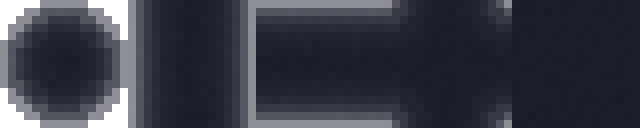
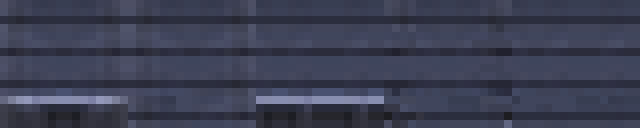
Before/after of a w=640, h=128 layered artwork. What changed in the layer stack:
renamed "Tilemap_BuildingTiles0" to "Tilemap_Gradient", hid the group it (53 layers) over [0, 0, 640, 128]
hid "그룹 3" (1st of 2, in "Tilemap_Gradient" › "그룹 5") over [0, 0, 128, 128]
showed group "Tilemap_BuildingTiles0" (13 layers) over [0, 0, 640, 128]
added group "그룹 6" (20%) with 2 layers in group "Tilemap_BuildingTiles0" over [0, 0, 640, 128]
added layer "레이어 115" in group "그룹 6" over [0, 0, 640, 128]
added layer "레이어 114" in group "그룹 6" over [0, 0, 512, 128]
added group "그룹 7" with 6 layers in group "Tilemap_BuildingTiles0" over [0, 0, 640, 128]
moved "레이어 75" (1st of 3, in "Tilemap_BuildingTiles0" › "그룹 7") into group "그룹 7" over [512, 0, 640, 128]
moved "레이어 75" (2nd of 3, in "Tilemap_BuildingTiles0" › "그룹 7") into group "그룹 7" over [256, 0, 384, 128]
moved "레이어 78" into group "그룹 7" over [376, 0, 512, 128]
moved "레이어 75" (3rd of 3, in "Tilemap_BuildingTiles0" › "그룹 7") into group "그룹 7" over [0, 0, 128, 128]
moved "레이어 77" into group "그룹 7" over [128, 0, 256, 128]
